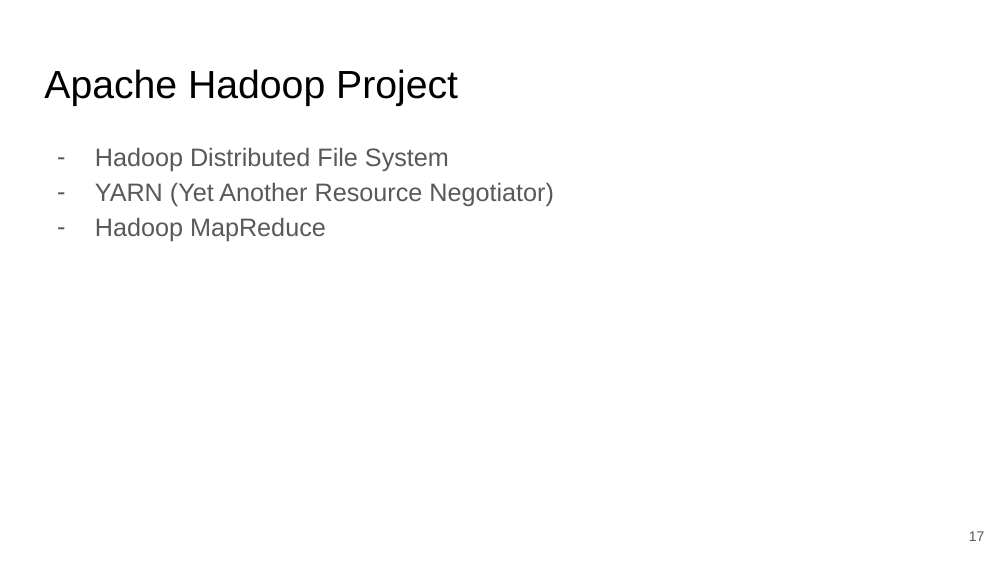
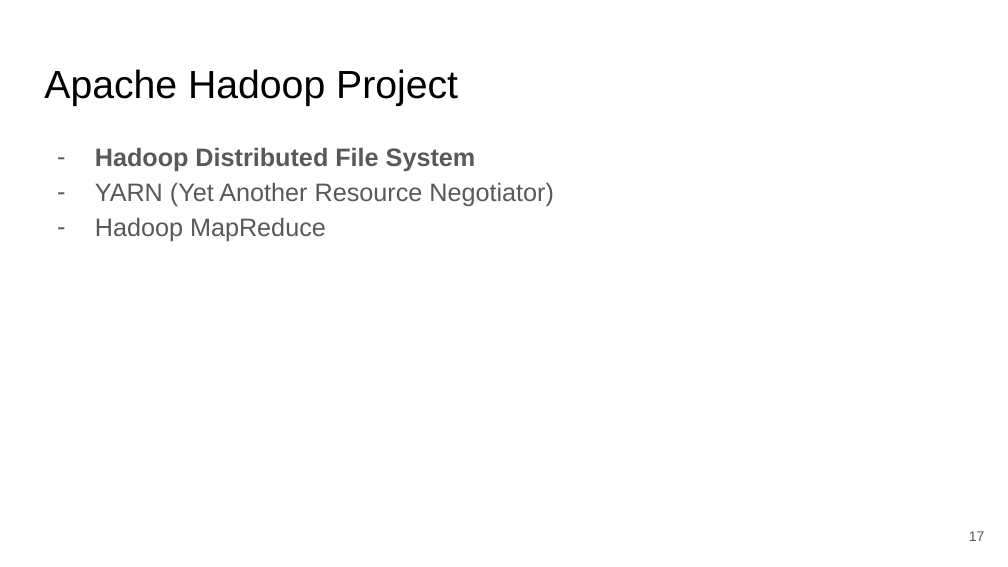
Before and after one commit to clemsonciti/workshop-python-intro-to-spark, a slide deck: slide 17 of Getting_started.pptx. Drawn at 1008x567 pixels with LibreOffice and Linux fonts; fonts in the diff are those of the drawing. Boxes give left, top, right and bottom in pixels: in the first picture for what was removed or moved away, otherwise in the second. Text is boxed around its words. In the diff, an @@ line names an element or a change of style, - is before the commit and + after.

```diff
--- a/Getting_started.pptx
+++ b/Getting_started.pptx
@@ text at <box>95,147,476,171</box>: bold on in "Hadoop Distributed File System" @@
```
Also in this commit, not shown: 2 other slides changed, 15 slides added, 29 slides removed.
